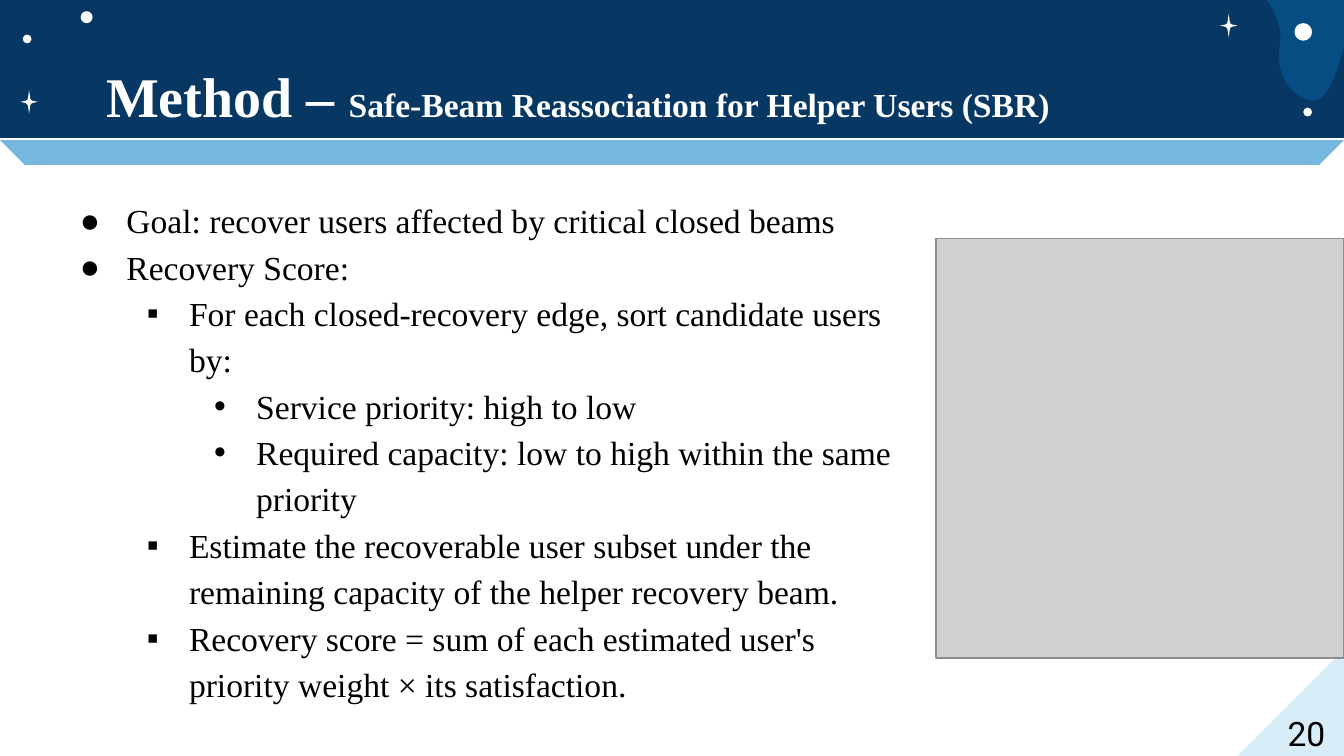
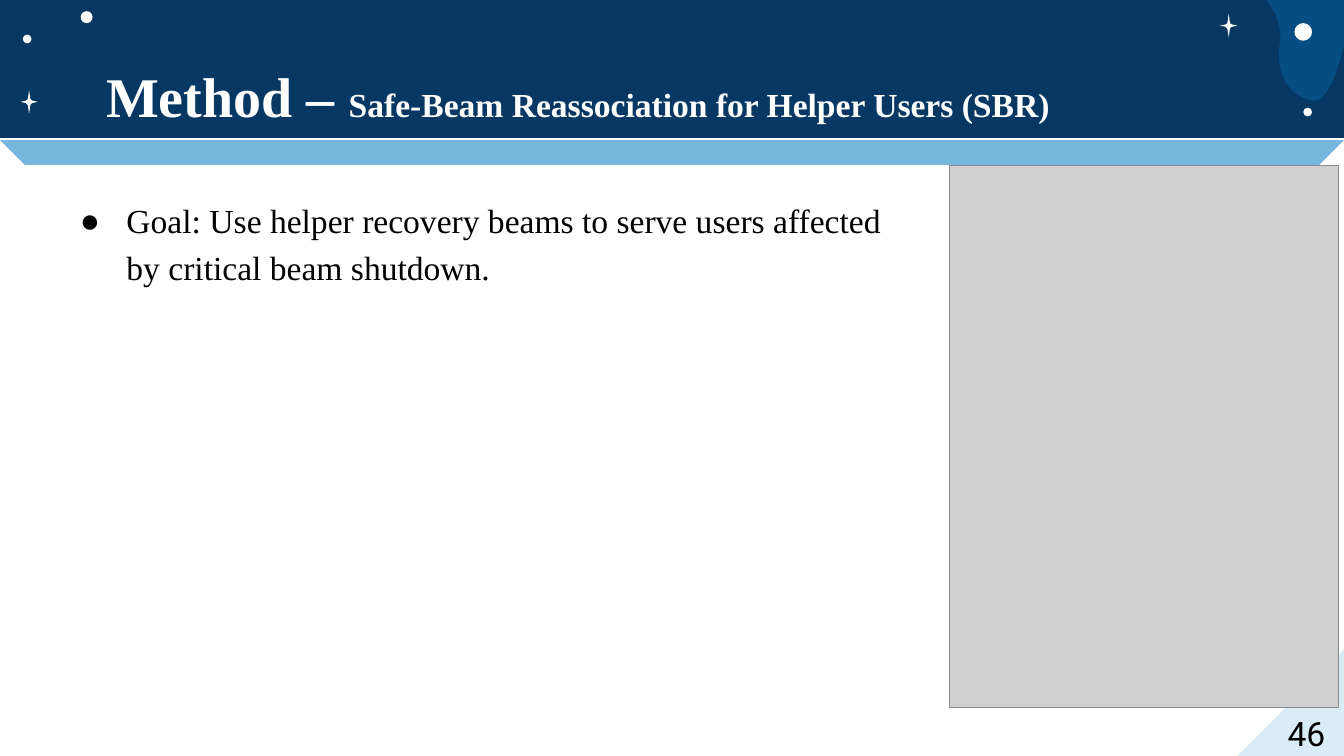
Before and after one commit to jacky9111/jacky_code, a slide deck: slide 46 of jacky_code/口試投影片.pptx (slide 20 before the commit). Drawn at 1344x756 pixels with LibreOffice and Linux fonts; fonts in the diff are those of the drawing; grey boxes stand for pictures. Boxes give left, top, right and bottom in pixels: in the first picture for what was removed or moved away, otherwise in the second. Text is boxed around its words. In the diff, an @@ line names an element or a change of style, - is before the commit and + after.

```diff
--- a/jacky_code/口試投影片.pptx
+++ b/jacky_code/口試投影片.pptx
@@ picture: place and size @@
-picture at (935, 239, 1344, 659)
+picture at (949, 165, 1339, 707)
@@ text at (126, 209, 880, 286): text changed @@
-● Goal: recover users affected by critical closed beams
-● Recovery Score:
-  ▪ For each closed-recovery edge, sort candidate users by:
-    • Service priority: high to low
-    • Required capacity: low to high within the same priority
-  ▪ Estimate the recoverable user subset under the remaining capacity of the helper recovery beam.
-  ▪ Recovery score = sum of each estimated user's priority weight × its satisfaction.
+● Goal: Use helper recovery beams to serve users affected by critical beam shutdown.
@@ page number at (1288, 722, 1326, 747): text changed @@
-20
+46
```
Also in this commit, not shown: 12 other slides changed, 36 slides added, 42 other files.
